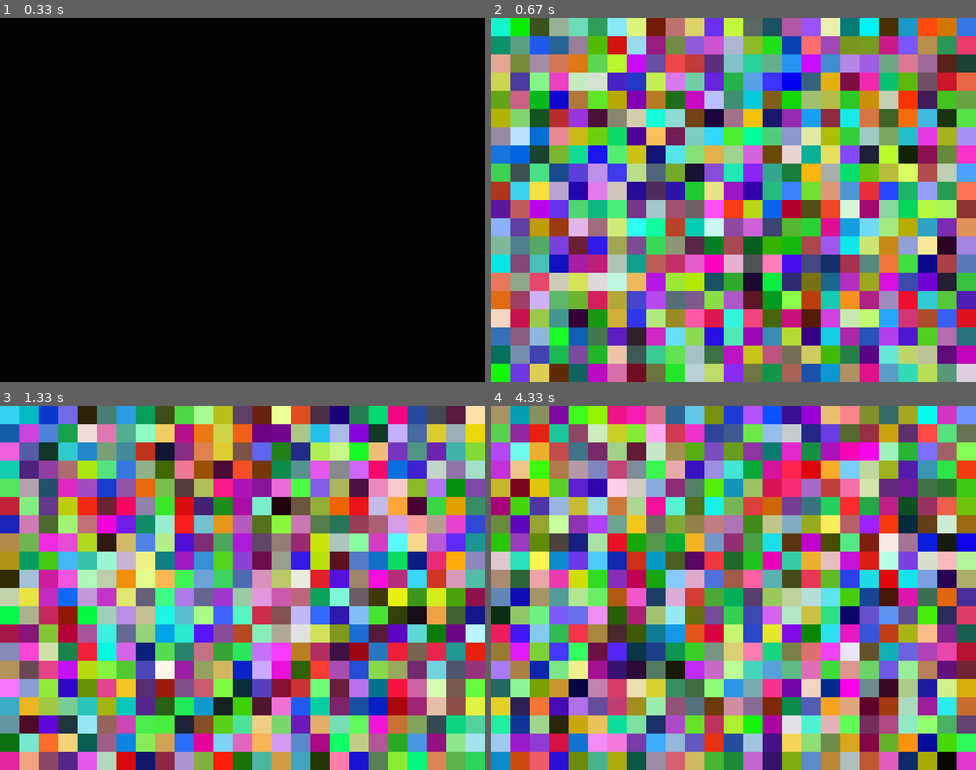
Above: before the commit, frames 1-4 (two rows, left to right).
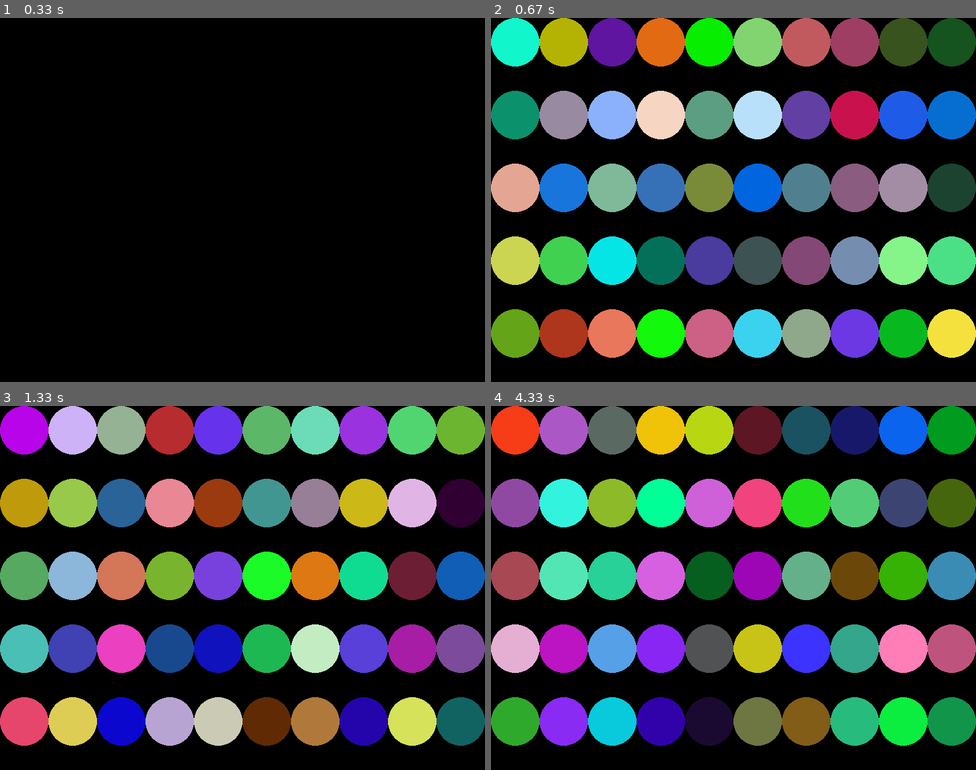
Above: after the commit, the same moments.

Repository: lemonnuggets/random-colors-display-pygame
Game: pygame game, started from random_color.py
Two runs of this game, one before a commit and one after it. Both use one fixed random seed, a clock stepped at 60 frames per second and the inputs below.
Inputs (mouse positions are in pixels of both pictures, inside the frame that each line leads up to):
- Up to frame 1 (0.33 s): no input
- Up to frame 2 (0.67 s): click (733, 200) at 0.38 s
- Up to frame 3 (1.33 s): click (242, 609) at 0.83 s; move the mouse to (92, 533) at 1.13 s
- Up to frame 4 (4.33 s): click (583, 533) at 1.42 s; move the mouse to (912, 715) at 1.83 s; click (912, 715) at 2.18 s; move the mouse to (743, 464) at 2.67 s; click (743, 464) at 3.07 s; move the mouse to (709, 682) at 3.6 s; click (709, 682) at 4.05 s

Frame 1 is identical in both runs. In frame 2, 100% of the frame differs, in the area x 0-100%, y 0-100%; in frame 3, 100%; in frame 4, 100%.

Commit message:
Instead of creating a new surface for each shape, now using pygame.draw.circle().

Diff:
--- a/random_color.py
+++ b/random_color.py
@@ -6,7 +6,7 @@
 import pygame
 WIDTH = 800
 HEIGHT = 600
-NUM = 500
+NUM = 50
 def get_random_hex_digit():
     """
     Returns a random hex digit as a string (0 - F)
@@ -73,21 +73,18 @@
         if x % a == 0:
             return [a, x // a]
 
-def generate_random_colored_surfaces(num):
+def draw(screen):
     """
-    Generates specified number of colored surfaces.
+    All the drawing stuff
     """
-    factors = get_median_factors_of(num)
-    surfaces = []
-    surface_width = math.floor(WIDTH / factors[1])
-    surface_height = math.floor(HEIGHT / factors[0])
-    for x in range(0, WIDTH, surface_width):
-        for y in range(0, HEIGHT, surface_height):
-            surface = pygame.Surface((surface_width, surface_height))
-            surface.fill(random_rgb_color())
-            surfaces.append((surface, x, y))
-
-    return surfaces
+    factors = get_median_factors_of(NUM)
+    shape_width = math.floor(WIDTH / factors[1])
+    shape_height = math.floor(HEIGHT / factors[0])
+    rad = min((shape_width, shape_height)) // 2
+    for x in range(0, WIDTH, shape_width):
+        for y in range(0, HEIGHT, shape_height):
+            # pygame.draw.ellipse(screen, random_rgb_color(), (x, y, shape_width, shape_height), 3)
+            pygame.draw.circle(screen, random_rgb_color(), (x + rad, y + rad), rad)
 
 def main():
     """
@@ -118,12 +115,7 @@
                 # change value of running, thereby exiting main loop
                 running = False
             elif event.type == pygame.MOUSEBUTTONDOWN:
-                # screen.fill(random_rgb_color())
-                list_of_surface_wrappers = generate_random_colored_surfaces(NUM)
-                # print(list_of_surface_wrappers,surface_width,surface_height)
-                for surface_wrapper in list_of_surface_wrappers:
-                    surface, x, y = surface_wrapper
-                    screen.blit(surface, (x, y))
+                draw(screen)
                 pygame.display.update()
 
 if __name__ =="__main__":
